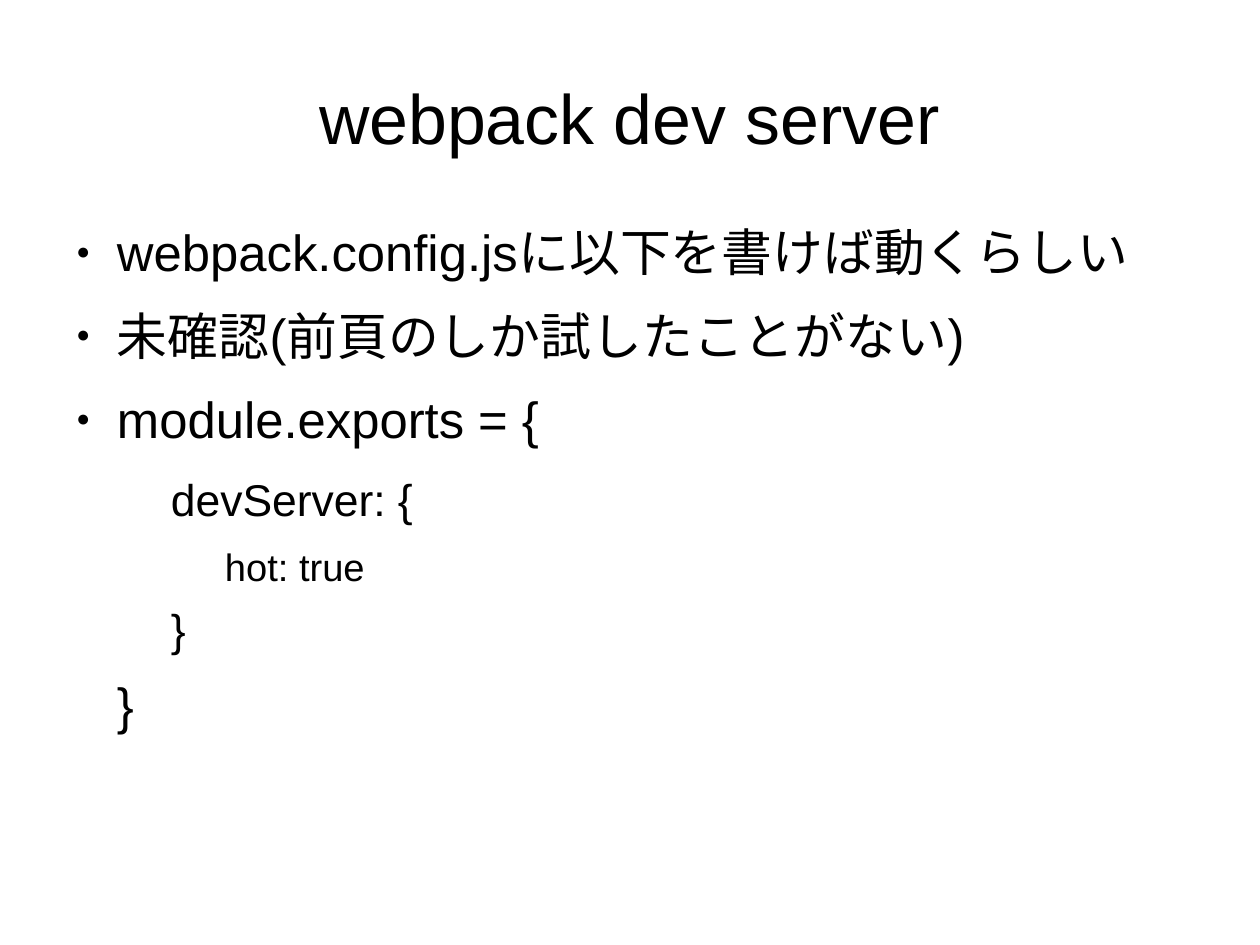
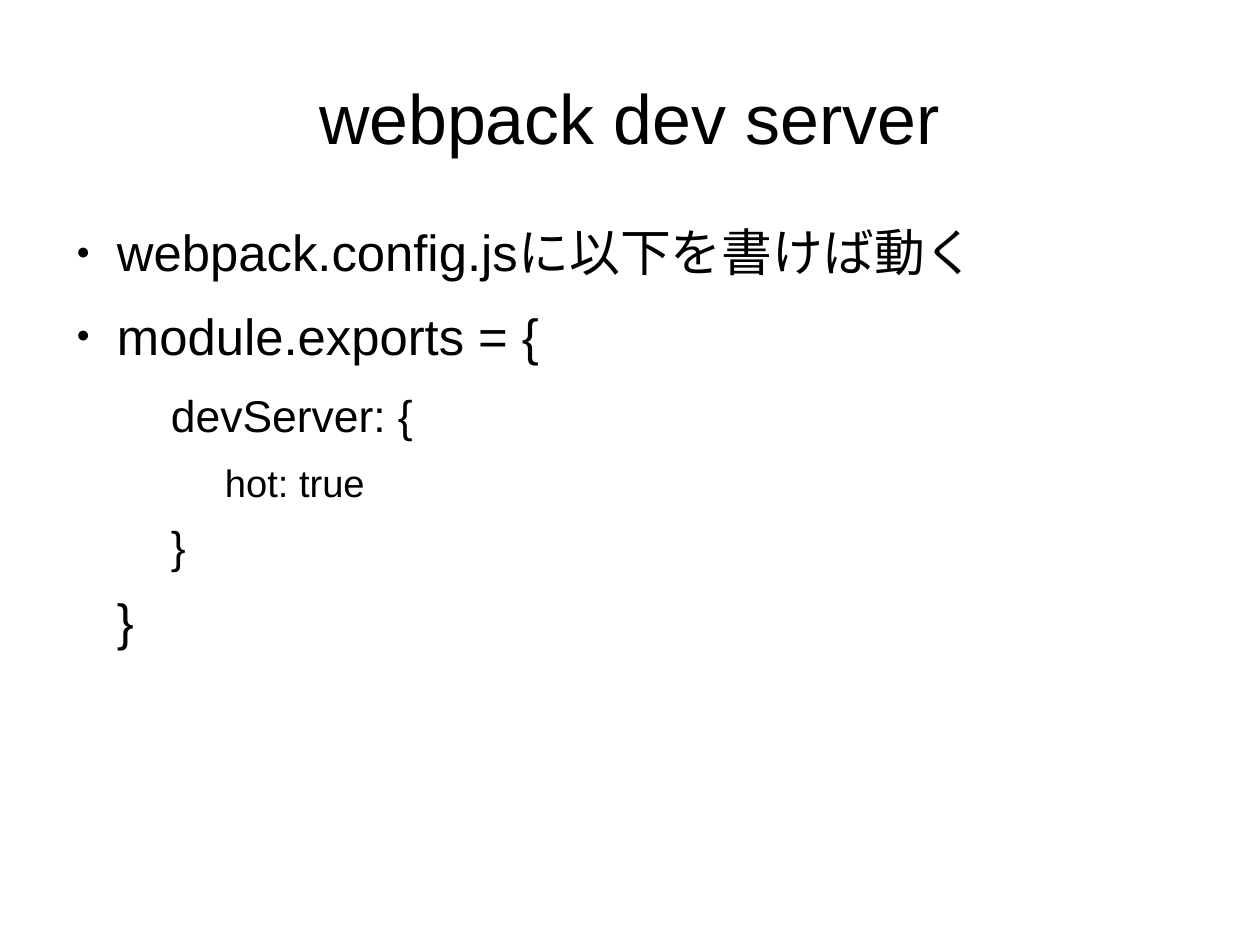
Before and after one commit to sallop/til, a slide deck: slide 10 of webpack入門.odp. Drawn at 1260x945 pixels with LibreOffice and Linux fonts; fonts in the diff are those of the drawing. Boxes give left, top, right and bottom in pixels: in the first picture for what was removed or moved away, otherwise in the second. Text is boxed around its words. In the diff, an @@ line names an element or a change of style, - is before the commit and + after.

```diff
--- a/webpack入門.odp
+++ b/webpack入門.odp
@@ text at <box>117,231,976,282</box>: text changed @@
-● webpack.config.jsに以下を書けば動くらしい
-● 未確認(前頁のしか試したことがない)
+● webpack.config.jsに以下を書けば動く
```
Also in this commit, not shown: 2 other slides changed, 1 slide added.
